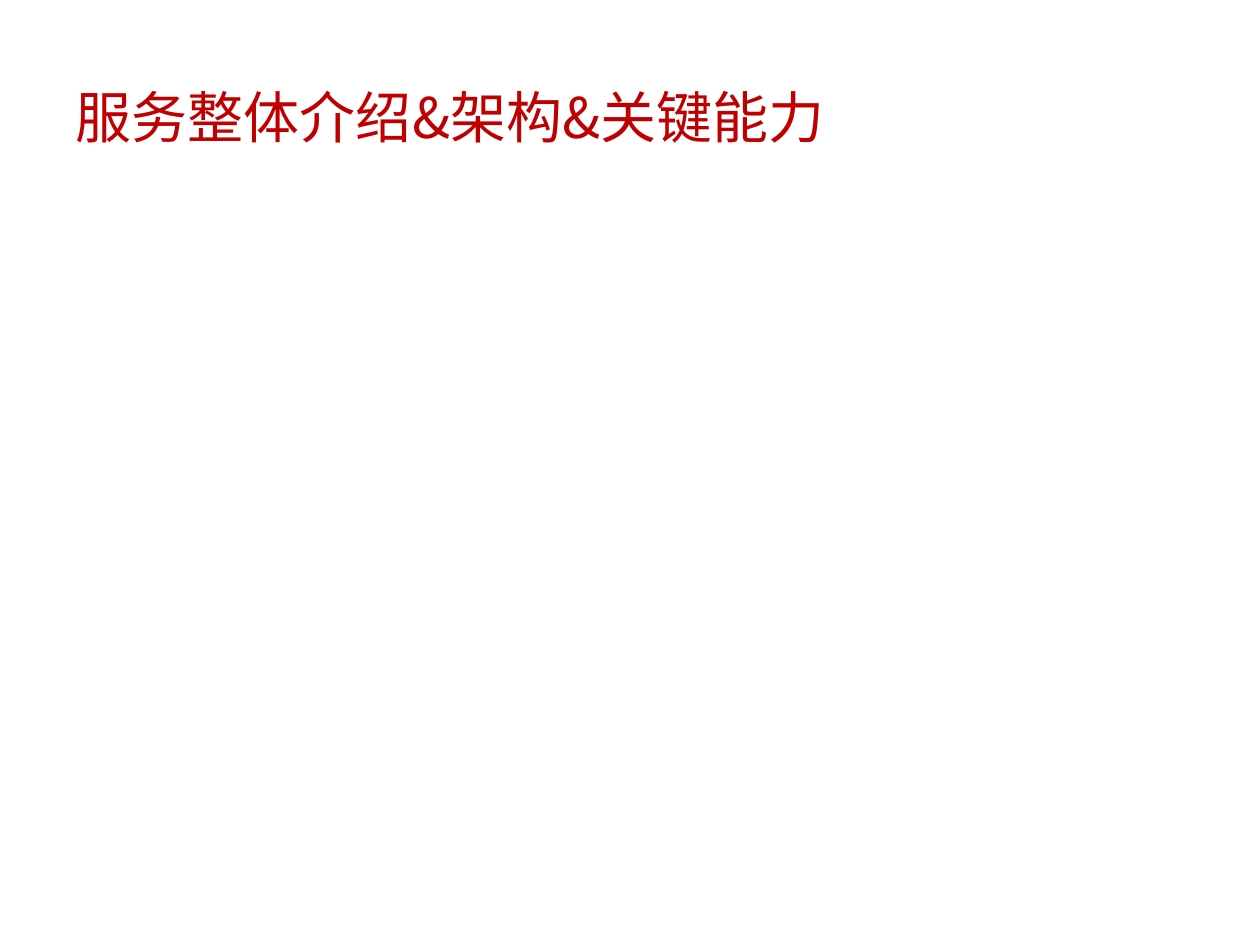
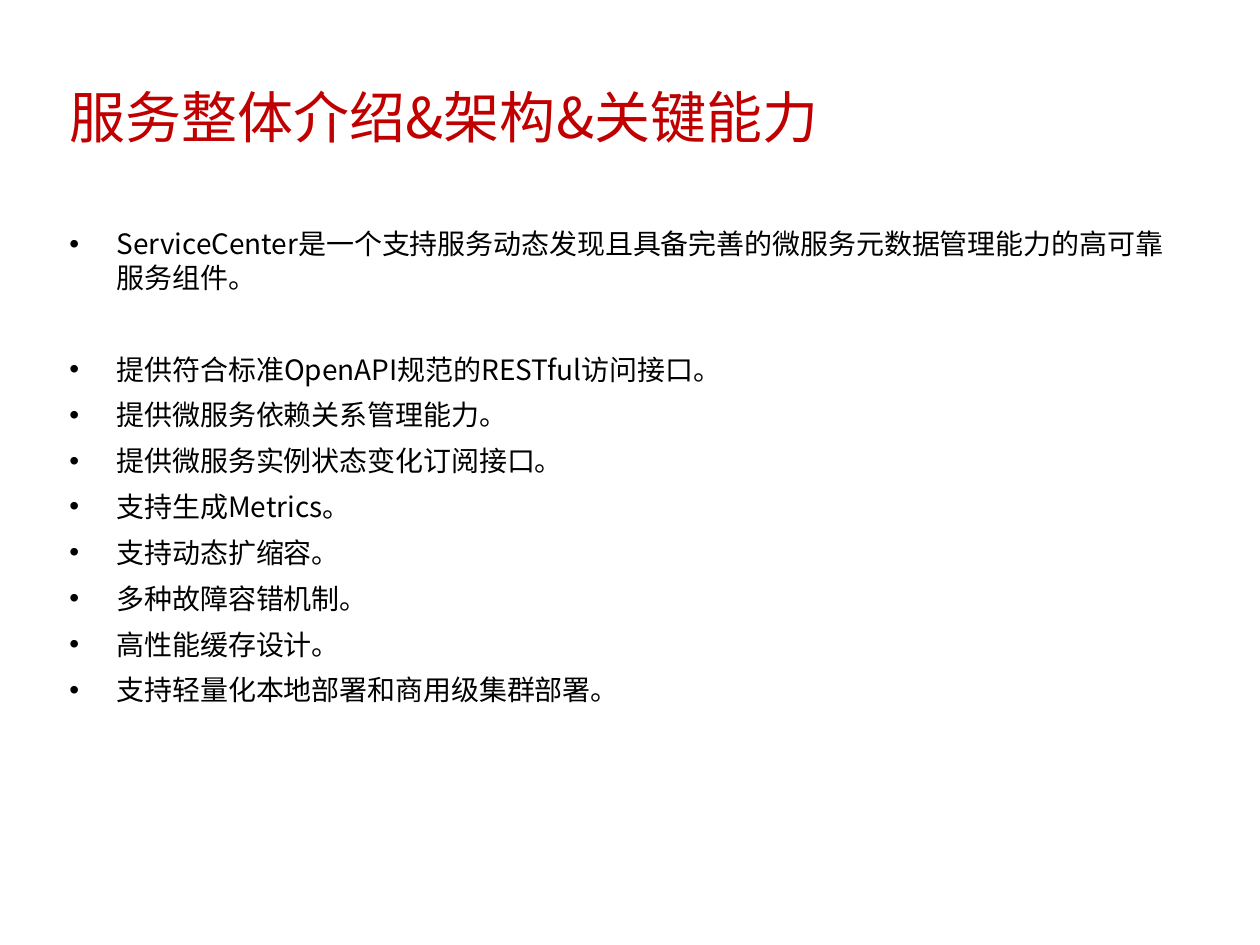
Before and after one commit to little-cui/sc-tester, a slide deck: slide 2 of doc/analysis.ppt. Drawn at 1260x945 pixels with LibreOffice and Linux fonts; fonts in the diff are those of the drawing. Boxes give left, top, right and bottom in pixels: in the first picture for what was removed or moved away, otherwise in the second. Text is boxed around its words. In the diff, an @@ line names an element or a change of style, - is before the commit and + after.

```diff
--- a/doc/analysis.ppt
+++ b/doc/analysis.ppt
@@ title "服务整体介绍&架构&关键能力": place and size @@
-title "服务整体介绍&架构&关键能力" at box(76, 91, 825, 143)
+title "服务整体介绍&架构&关键能力" at box(69, 91, 818, 143)
@@ text added at box(117, 264, 722, 703), 16 pt, text #000000 @@
+• ServiceCenter是一个支持服务动态发现且具备完善的微服务元数据管理能力的高可靠服务组件。
+• 提供符合标准OpenAPI规范的RESTful访问接口。
+• 提供微服务依赖关系管理能力。
+• 提供微服务实例状态变化订阅接口。
+• 支持生成Metrics。
+• 支持动态扩缩容。
+• 多种故障容错机制。
+• 高性能缓存设计。
+• 支持轻量化本地部署和商用级集群部署。
```
Also in this commit, not shown: 5 other slides changed.
